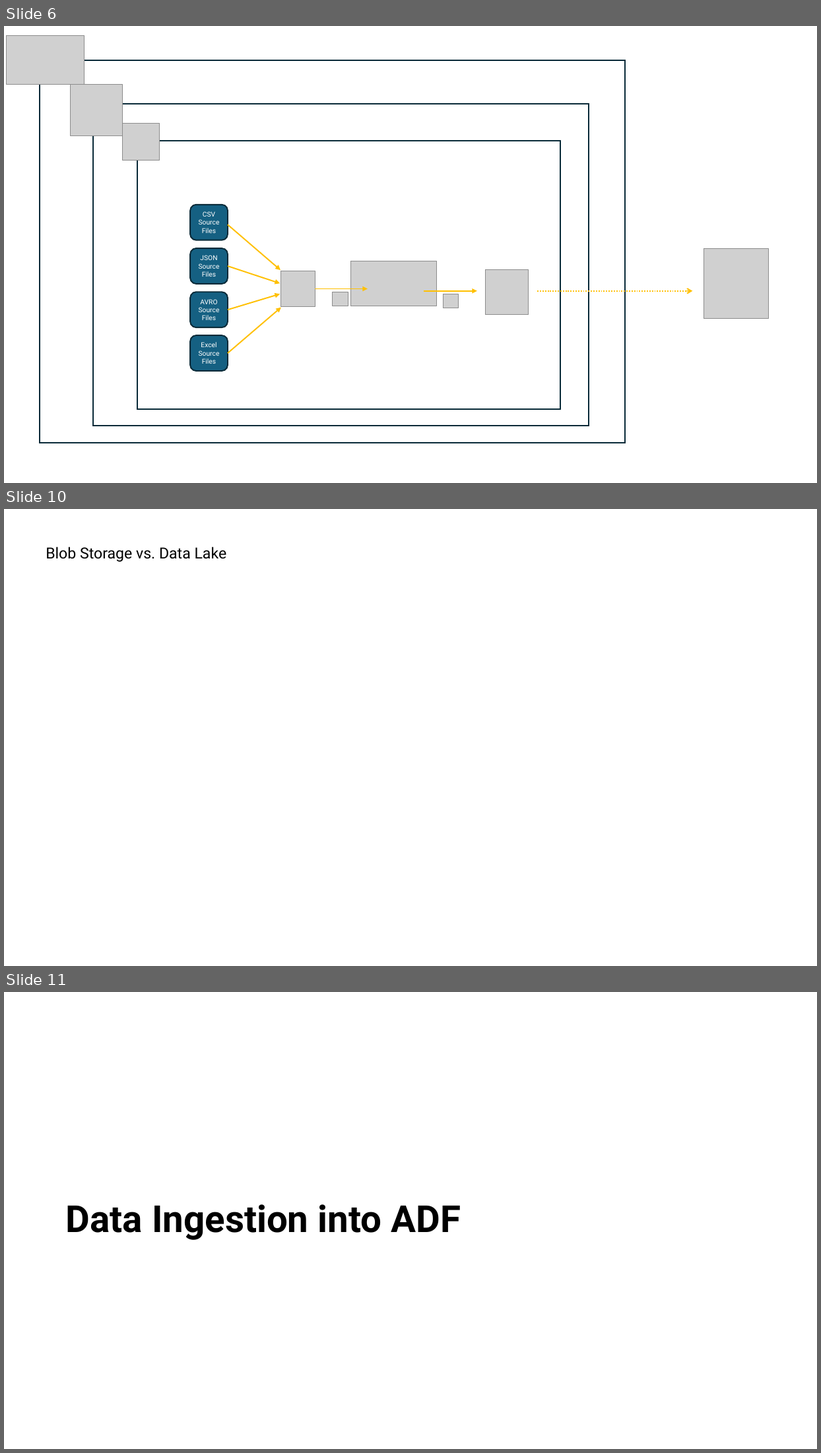
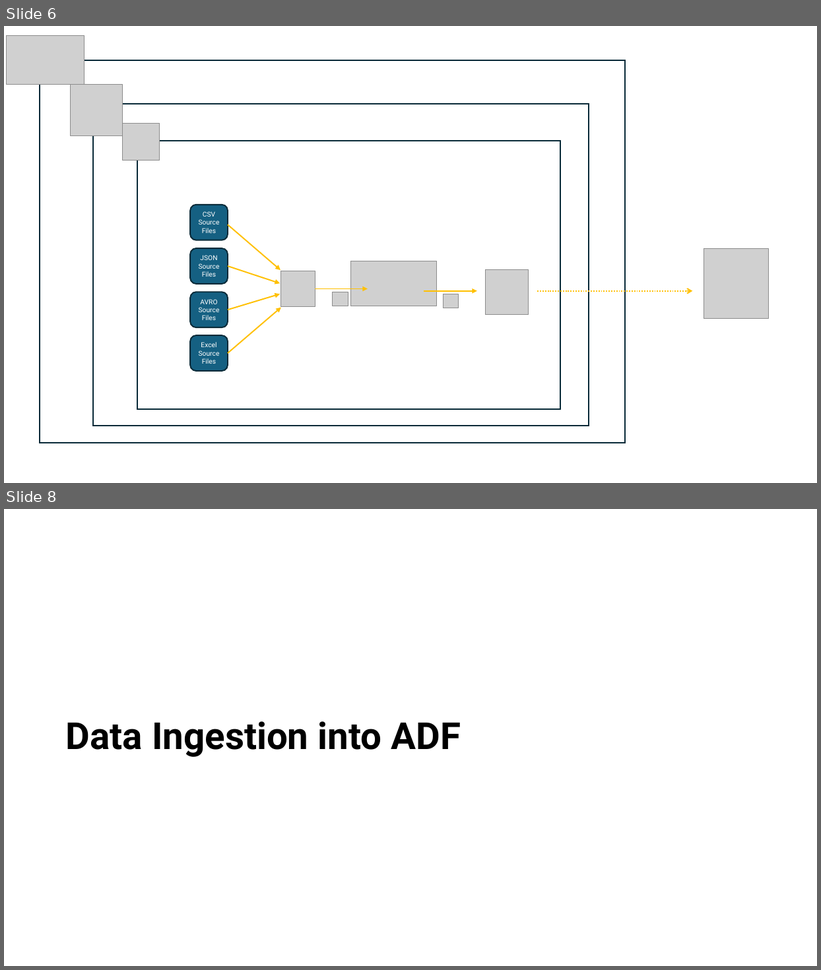
Before and after one commit to HiImPian/DEA_Rockfeather, a slide deck: DEA_solution.pptx. Shown one above the other, each under a label of ours: slides 6, 10 and 11 before the commit, slides 6 and 8 after it; the slides between them are not shown. The pictures are 821x1453 and 821x970 pixels, drawn with LibreOffice and Linux fonts; fonts in the diff are those of the drawing; grey boxes stand for pictures. Boxes give left, top, right and bottom in pixels: in the first picture for what was removed or moved away, otherwise in the second. Text is boxed around its words. In the diff, an @@ line names an element or a change of style, - is before the commit and + after.

```diff
--- a/DEA_solution.pptx
+++ b/DEA_solution.pptx
@@ slide 10 removed at [4,509,817,966], background #FFFFFF @@
@@ text removed at [46,547,227,562] @@
-Blob Storage vs. Data Lake
@@ what was slide 11 is now slide 8 @@
```
Also in this commit, not shown: 9 slides changed, 1 slide added, 3 other slides removed, 3 other files.
